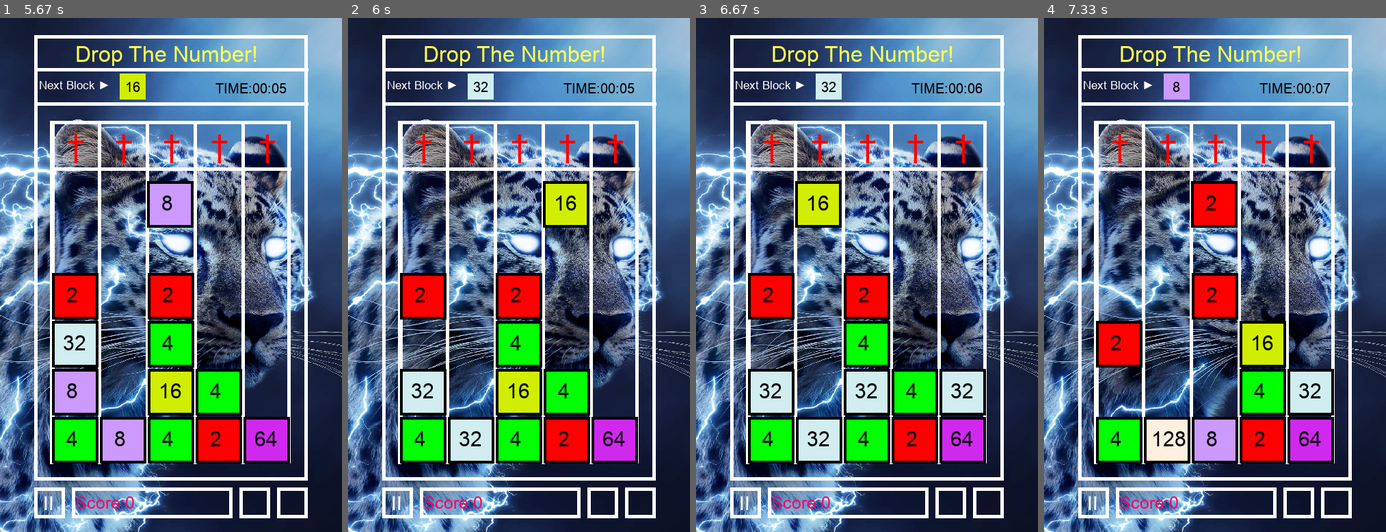
Above: before the commit, frames 1-4 (left to right).
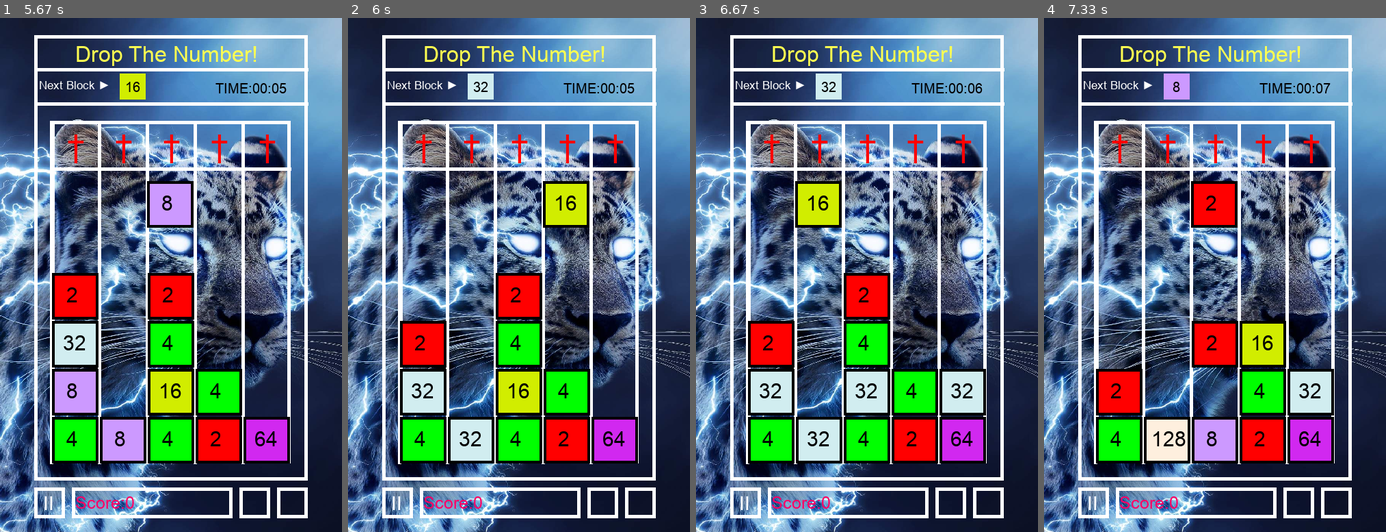
Above: after the commit, the same moments.

Repository: Allen-wa-ng/09170134githw1
Game: pygame game, started from game.py
Same seed, same stepped clock (60 frames per second), same inputs: the game is played once before the commit and once after it.
Inputs (mouse positions are in pixels of both pictures, inside the frame that each line leads up to):
- Up to frame 1 (5.67 s): click (171, 275) at 0.38 s; click (171, 310) at 0.72 s; click (64, 393) at 1.05 s; click (212, 321) at 1.38 s; click (88, 172) at 1.72 s; click (153, 408) at 2.05 s; click (160, 187) at 2.38 s; click (239, 233) at 2.72 s; click (259, 228) at 3.05 s; click (277, 264) at 3.38 s; click (242, 182) at 3.72 s; click (71, 177) at 4.05 s; click (184, 254) at 4.38 s; click (71, 244) at 4.72 s; click (119, 424) at 5.05 s; click (95, 182) at 5.38 s
- Up to frame 2 (6 s): click (450, 316) at 5.72 s
- Up to frame 3 (6.67 s): click (832, 254) at 6.05 s; click (973, 398) at 6.38 s
- Up to frame 4 (7.33 s): click (1276, 444) at 6.72 s; click (1146, 352) at 7.05 s

Frame 1 is identical in both runs. In frame 2, 2.4% of the frame differs, in the area x 15-29%, y 49-68%; in frame 3, 2.4%; in frame 4, 4.9%, in the area x 15-57%, y 49-78%.

Commit message:
optimized the dropping

Diff:
--- a/game.py
+++ b/game.py
@@ -56,9 +56,14 @@
                         del blocks[x-1][y]
                         del blocks[x][y]
                         del blocks[x+1][y]
-                        for i in range(y, 7):
+                        for i in range(y, len(blocks[x-1])):
+                            print("dropped!")
                             blocks[x-1][i][2] += 70
+                        for i in range(y,len(blocks[x])):
+                            print("dropped!")
                             blocks[x][i][2] += 70
+                        for i in range(y, len(blocks[x+1])):
+                            print("dropped!")
                             blocks[x+1][i][2] +=70
                         continue
                 #horizontal three shape
@@ -68,8 +73,11 @@
                         blocks[x][y][0] *= 4
                         del blocks[x-1][y]
                         del blocks[x+1][y]
-                        for i in range(y, 7):
+                        for i in range(y, len(blocks[x-1])):
+                            print("dropped!")
                             blocks[x-1][i][2] += 70
+                        for i in range(y, len(blocks[x+1])):
+                            print("dropped!")
                             blocks[x+1][i][2] +=70
                         continue
                 #left and right 7 shape
@@ -79,8 +87,11 @@
                         blocks[x][y-1][0] *= 4
                         del blocks[x-1][y]
                         del blocks[x][y]
-                        for i in range(y, 7):
+                        for i in range(y, len(blocks[x-1])):
+                            print("dropped")
                             blocks[x-1][i][2] += 70
+                        for i in range(y,len(blocks[x])):
+                            print("dropped!")
                             blocks[x][i][2] +=70
                         continue
                 if x+1<len(blocks) and y>0 :
@@ -89,8 +100,11 @@
                         blocks[x][y-1][0] *= 4
                         del blocks[x+1][y]
                         del blocks[x][y]
-                        for i in range(y, 7):
+                        for i in range(y, len(blocks[x+1])):
+                            print("dropped!")
                             blocks[x+1][i][2] += 70
+                        for i in range(y,len(blocks[x])):
+                            print("dropped!")
                             blocks[x][i][2] +=70
                         continue
             except IndexError:
@@ -103,7 +117,8 @@
                         # print("y is", y)
                         blocks[x][y][0]*=2
                         del blocks[x-1][y]
-                        for i in range(y,7):
+                        for i in range(y,len(blocks[x-1])):
+                            print("dropped!")
                             blocks[x-1][i][2]+=70
                         continue
                 except IndexError:
Not shown, removed: .game.py.swp
